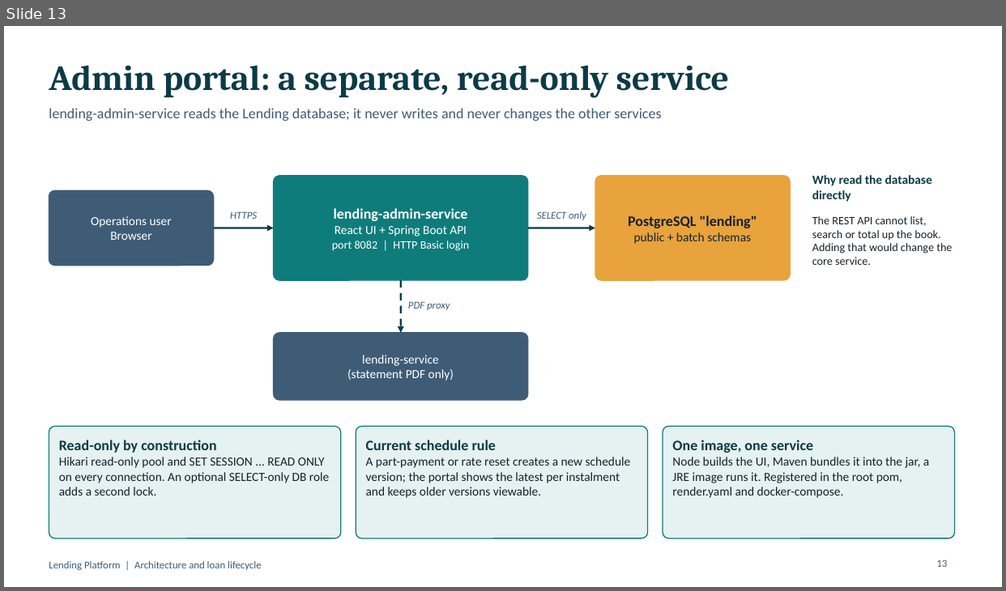
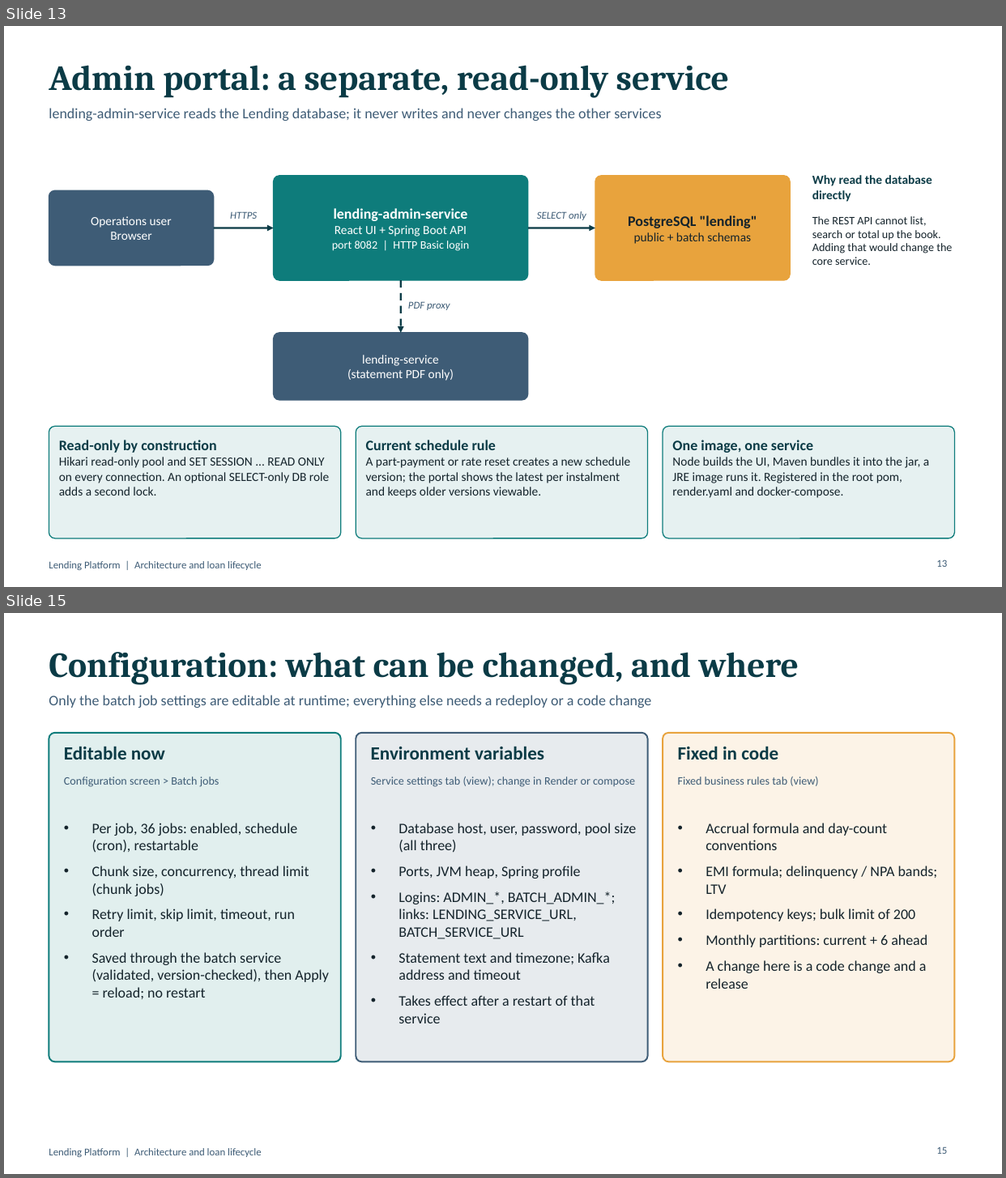
Before and after one commit to kiran199-code/lending, a slide deck: docs/Lending-Platform-Architecture.pptx. Shown one above the other, each under a label of ours: slide 13 before the commit, slides 13 and 15 after it; the slides between them are not shown. The pictures are 1006x591 and 1006x1178 pixels, drawn with LibreOffice and Linux fonts; fonts in the diff are those of the drawing. Boxes give left, top, right and bottom in pixels: in the first picture for what was removed or moved away, otherwise in the second. Text is boxed around its words. In the diff, an @@ line names an element or a change of style, - is before the commit and + after.

```diff
--- a/docs/Lending-Platform-Architecture.pptx
+++ b/docs/Lending-Platform-Architecture.pptx
@@ slide 15 added at box(4, 613, 1002, 1174), background #FFFFFF; not listed: 1 template element that a slide beside it also shows @@
@@ title added at box(49, 652, 799, 685), 34 pt, text #0B3B46, bold @@
+Configuration: what can be changed, and where
@@ text added at box(49, 695, 651, 708), 14 pt, text #3E5C76 @@
+Only the batch job settings are editable at runtime; everything else needs a redeploy or a code change
@@ rounded rectangle added at box(49, 733, 341, 1063), fill #0E7C7B at 12% opacity, outline #0E7C7B 1.5 pt @@
@@ rounded rectangle added at box(356, 733, 648, 1063), fill #3E5C76 at 12% opacity, outline #3E5C76 1.5 pt @@
@@ rounded rectangle added at box(663, 733, 955, 1063), fill #E8A33D at 12% opacity, outline #E8A33D 1.5 pt @@
@@ text added at box(64, 746, 165, 760), 18 pt, text #0B3B46, bold @@
+Editable now
@@ text added at box(371, 746, 544, 760), 18 pt, text #0B3B46, bold @@
+Environment variables
@@ text added at box(678, 746, 778, 760), 18 pt, text #0B3B46, bold @@
+Fixed in code
@@ text added at box(64, 777, 219, 787), 11 pt, text #3E5C76 @@
+Configuration screen > Batch jobs
@@ text added at box(371, 777, 635, 787), 11 pt, text #3E5C76 @@
+Service settings tab (view); change in Render or compose
@@ text added at box(678, 777, 818, 786), 11 pt, text #3E5C76 @@
+Fixed business rules tab (view)
@@ text added at box(92, 823, 329, 999), 14 pt, text #14232B @@
+• Per job, 36 jobs: enabled, schedule (cron), restartable
+• Chunk size, concurrency, thread limit (chunk jobs)
+• Retry limit, skip limit, timeout, run order
+• Saved through the batch service (validated, version-checked), then Apply = reload; no restart
@@ text added at box(398, 823, 636, 1024), 14 pt, text #14232B @@
+• Database host, user, password, pool size (all three)
+• Ports, JVM heap, Spring profile
+• Logins: ADMIN_*, BATCH_ADMIN_*; links: LENDING_SERVICE_URL, BATCH_SERVICE_URL
+• Statement text and timezone; Kafka address and timeout
+• Takes effect after a restart of that service
@@ text added at box(705, 823, 938, 989), 14 pt, text #14232B @@
+• Accrual formula and day-count conventions
+• EMI formula; delinquency / NPA bands; LTV
+• Idempotency keys; bulk limit of 200
+• Monthly partitions: current + 6 ahead
+• A change here is a code change and a release
@@ page number added at box(936, 1147, 947, 1154), 10 pt, text #3E5C76 @@
+15
```
Also in this commit, not shown: 5 slides changed, 5 other files.
